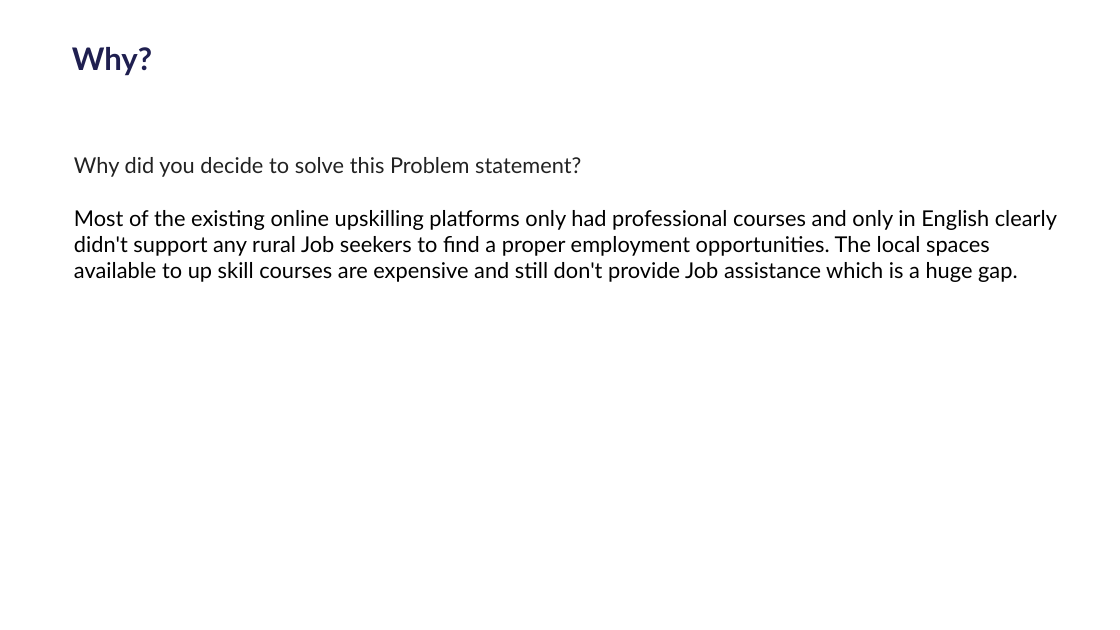
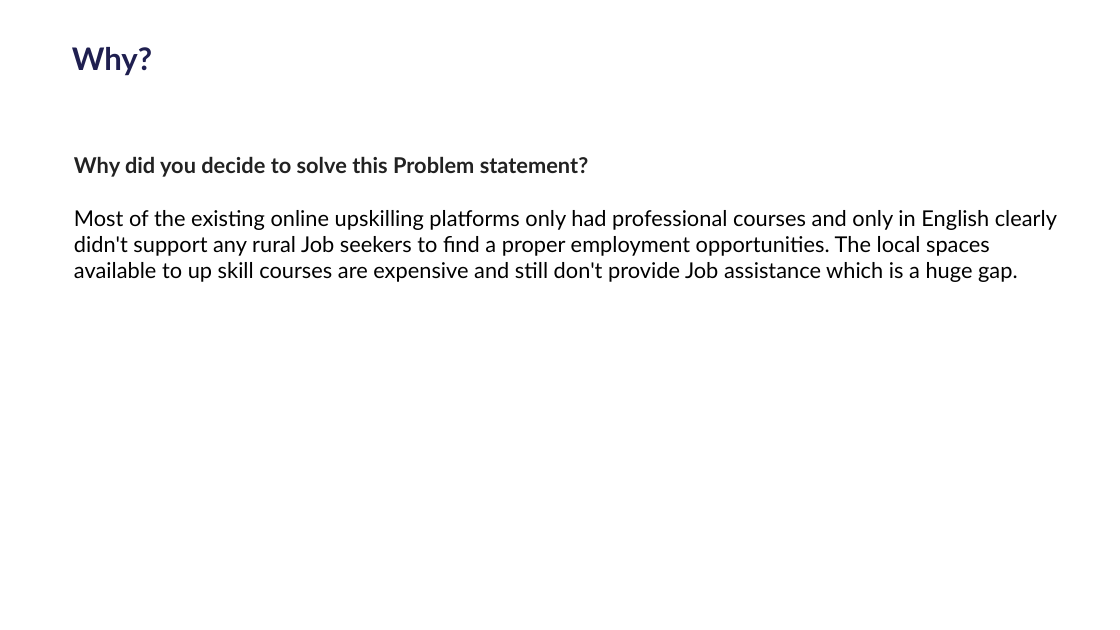
Before and after one commit to angelinindira0505/literate-chainsaw, a slide deck: slide 2 of Code Titans - National Level Start-Up Hackathon 2022-template (1) (2).pptx. Drawn at 1120x630 pixels with LibreOffice and Linux fonts; fonts in the diff are those of the drawing; background and template pictures are left out. Boxes give left, top, right and bottom in pixels: in the first picture for what was removed or moved away, otherwise in the second. Text is boxed around its words. In the diff, an @@ line names an element or a change of style, - is before the commit and + after.

```diff
--- a/Code Titans - National Level Start-Up Hackathon 2022-template (1) (2).pptx
+++ b/Code Titans - National Level Start-Up Hackathon 2022-template (1) (2).pptx
@@ text at box(74, 156, 589, 177): bold on in "Why did you decide to solve this ..." @@
```
Also in this commit, not shown: 6 other slides changed.
